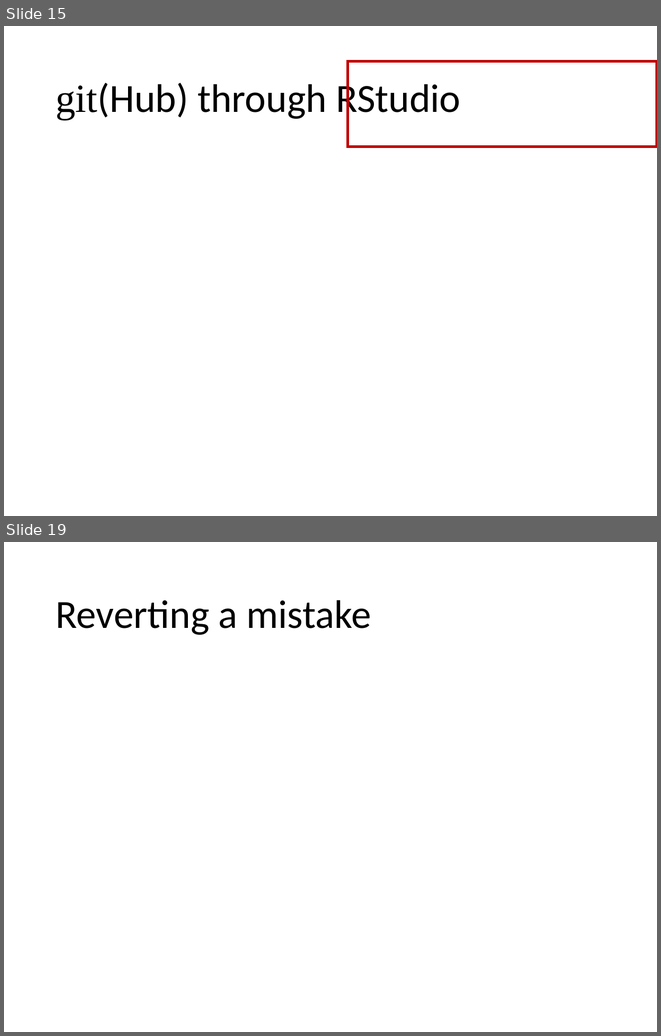
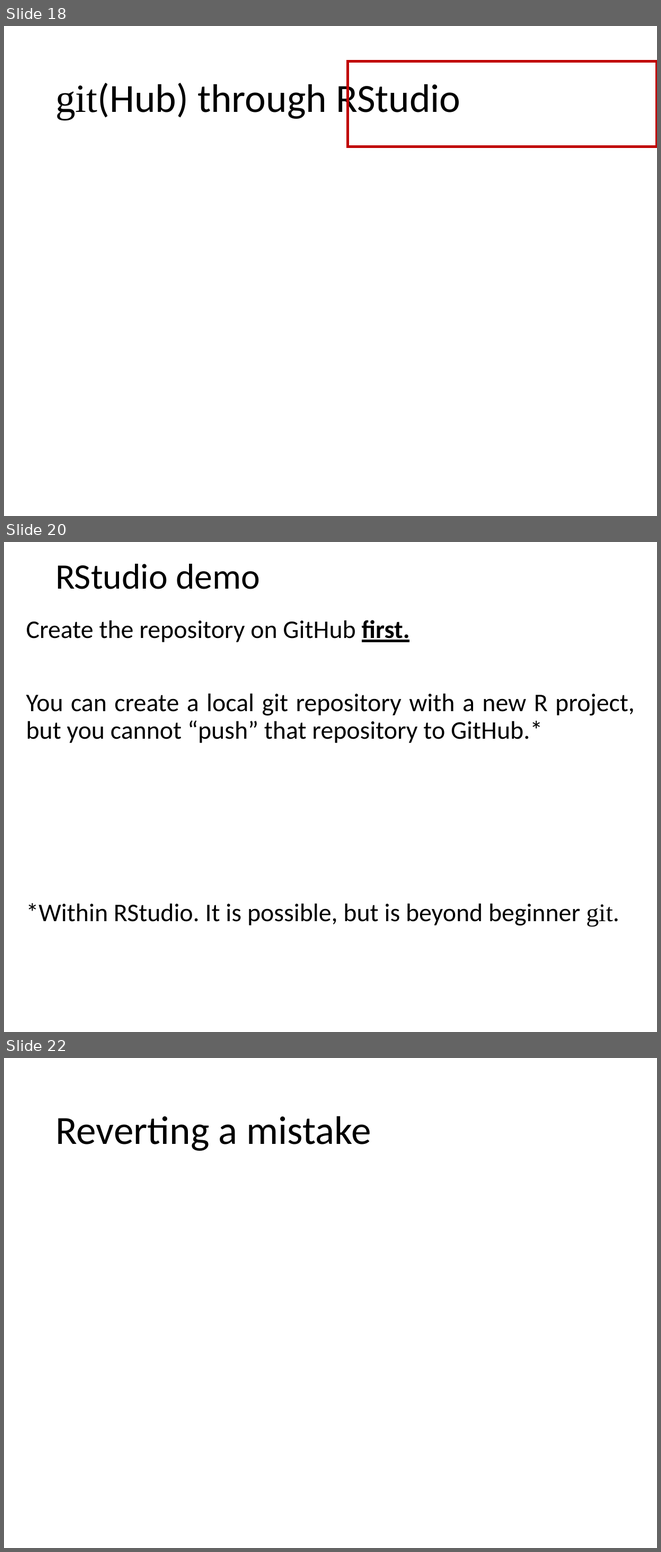
Before and after one commit to josephausterweil/UWPsychDemo, a slide deck: talks/dept_present.pptx. Shown one above the other, each under a label of ours: slides 15 and 19 before the commit, slides 18, 20 and 22 after it; the slides between them are not shown. The pictures are 661x1036 and 661x1552 pixels, drawn with LibreOffice and Linux fonts; fonts in the diff are those of the drawing; background and template pictures are left out. Boxes give left, top, right and bottom in pixels: in the first picture for what was removed or moved away, otherwise in the second. Text is boxed around its words. In the diff, an @@ line names an element or a change of style, - is before the commit and + after.

```diff
--- a/talks/dept_present.pptx
+++ b/talks/dept_present.pptx
@@ slide 20 added at bbox=[4, 542, 657, 1032], background #FFFFFF @@
@@ title added at bbox=[55, 564, 260, 589], 39.6 pt, text #000000 @@
+RStudio demo
@@ text added at bbox=[26, 620, 635, 926], 28 pt, text #000000 @@
+Create the repository on GitHub first.
+You can create a local git repository with a new R project, but you cannot “push” that repository to GitHub.*
+*Within RStudio. It is possible, but is beyond beginner git.
@@ what was slide 15 is now slide 18 @@
@@ what was slide 19 is now slide 22 @@
```
Also in this commit, not shown: 5 slides changed, 4 other slides added, 1 slide removed.
